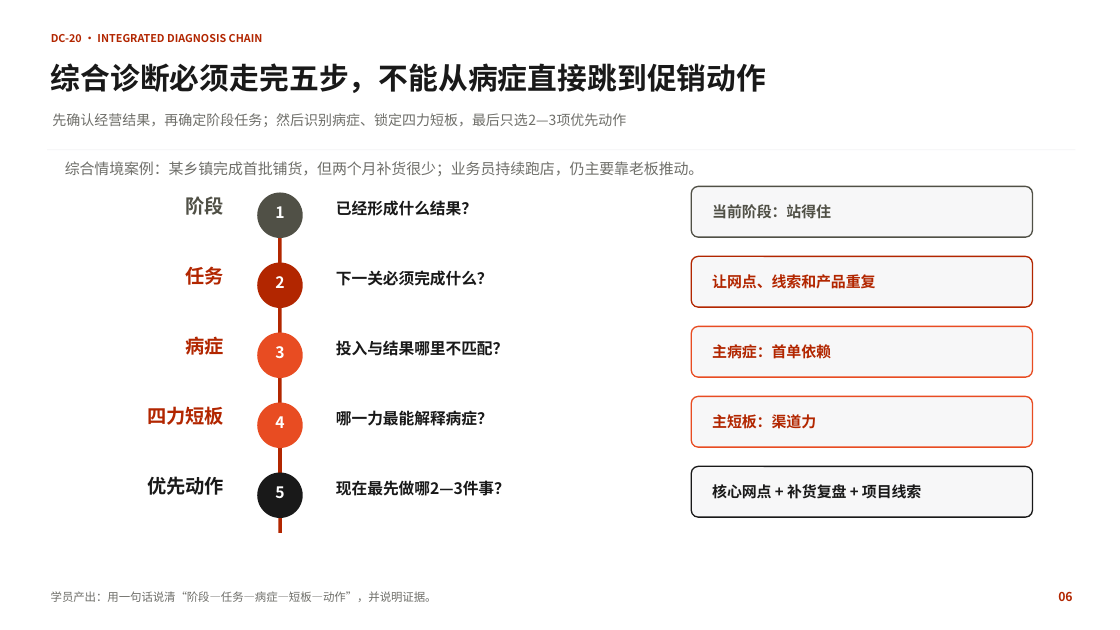
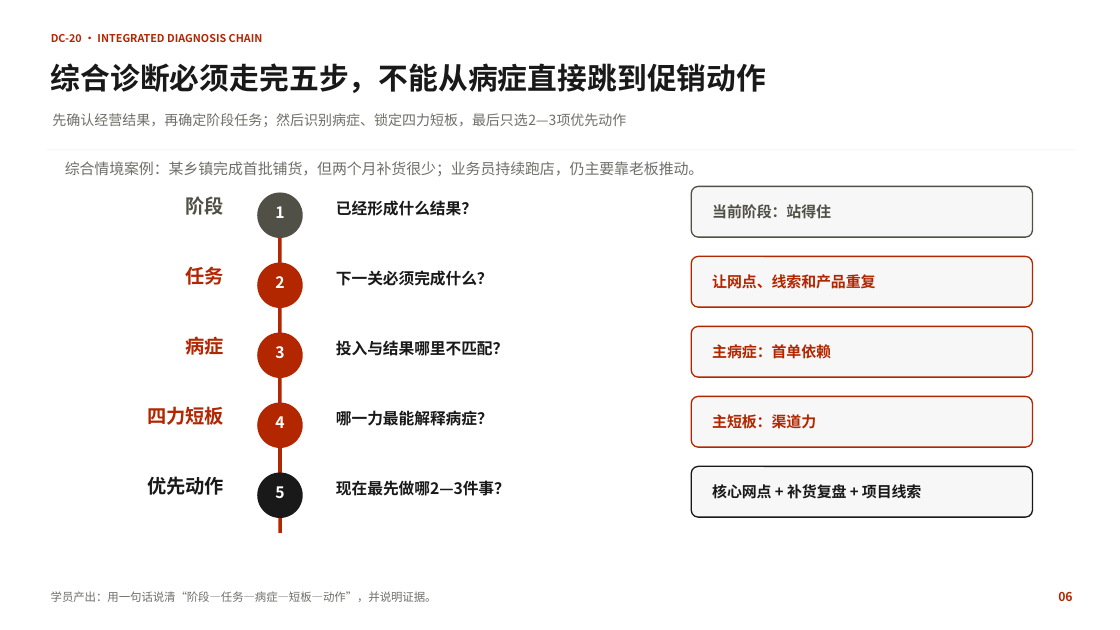
Before and after one commit to swefner/company-ppt-skills, a slide deck: slide 6 of domains/yuhong/assets/components/yuhong-county-course-components-branded.pptx. Drawn at 1120x630 pixels with LibreOffice and Linux fonts; fonts in the diff are those of the drawing; background and template pictures are left out. Boxes give left, top, right and bottom in pixels: in the first picture for what was removed or moved away, otherwise in the second. Text is boxed around its words. In the diff, an @@ line names an element or a change of style, - is before the commit and + after.

Commit message:
Unify all graphics to deep red B22600 - full palette is now deep red/ink/grey/white
User: graphics also need unification. All remaining orange-red (E84C22) and amber (FFBD47) across slides 1-14 (graphics: dots, lines, outlines) mapped to deep red B22600. Verified: zero E84C22/FFBD47 anywhere in the deck. DC-01 invariant updated to 'unified deep red'. Full palette: deep red + ink + grey + white/near-white (SHA B4830534).

```diff
--- a/domains/yuhong/assets/components/yuhong-county-course-components-branded.pptx
+++ b/domains/yuhong/assets/components/yuhong-county-course-components-branded.pptx
@@ rounded rectangle at [691, 327, 1033, 377]: outline #E84C22 1.13 pt to #B22600 1.13 pt @@
@@ ellipse at [257, 333, 302, 378]: fill #E84C22 to #B22600 @@
@@ ellipse at [257, 402, 302, 448]: fill #E84C22 to #B22600 @@
@@ rounded rectangle at [691, 397, 1033, 447]: outline #E84C22 1.13 pt to #B22600 1.13 pt @@
```
Also in this commit, not shown: 4 other slides changed, 10 other files.
